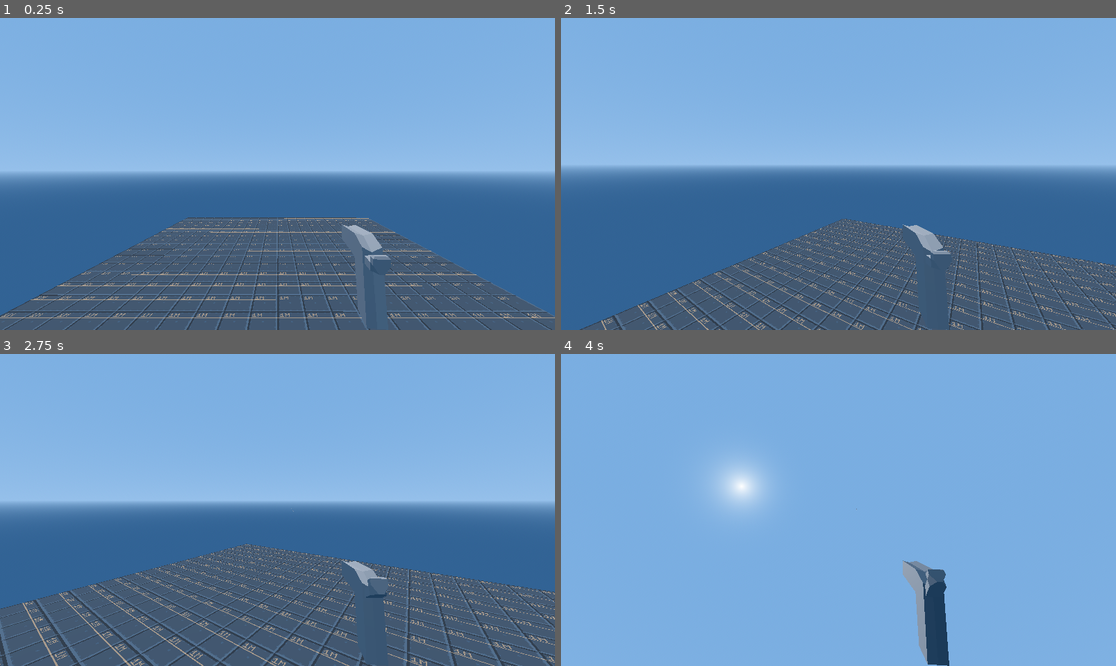
Above: before the commit, frames 1-4 (two rows, left to right).
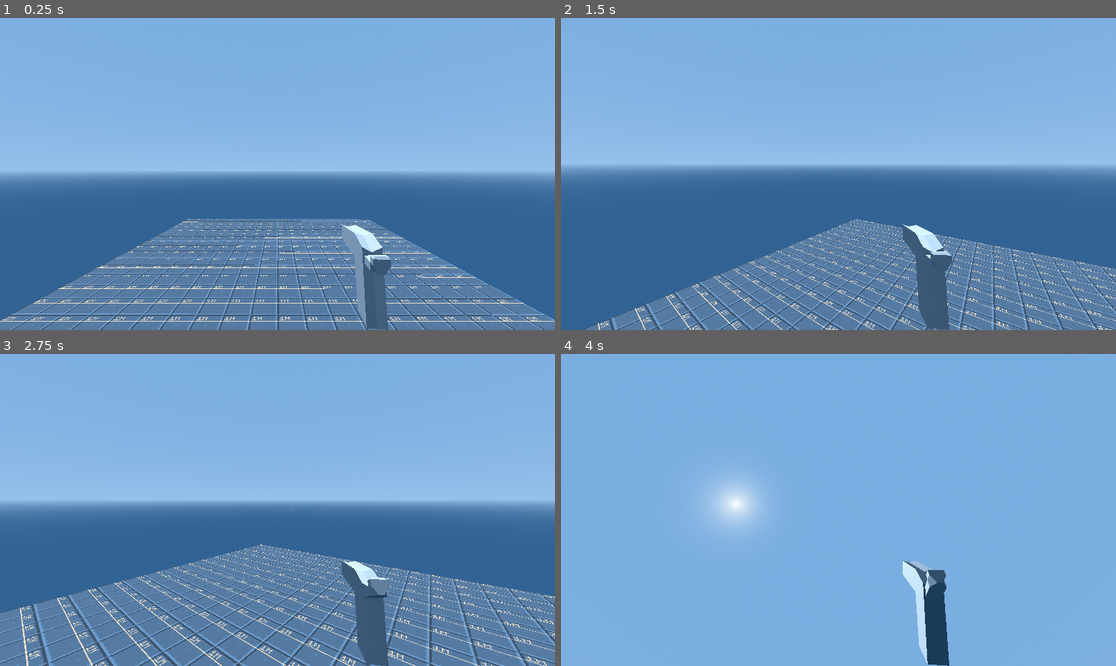
Above: after the commit, the same moments.

Repository: jashjhj/fp-shooter-game
Game: Godot game, scene res://maps/level_0.tscn
The game is run twice, just before and just after one commit, with the same random seed, the same clock (stepped at 60 frames per second) and the same inputs.
Inputs (mouse positions are in pixels of both pictures, inside the frame that each line leads up to):
- Up to frame 1 (0.25 s): no input
- Up to frame 2 (1.5 s): tap Enter (ui_accept) at 0.5, 0.77 s; move the mouse to (866, 174) at 0.52 s; press the mouse at (866, 174) at 0.53 s; hold W (move_forward) from 0.53 s (still down); move the mouse to (810, 174) at 1.27 s; release the mouse at (810, 174) at 1.28 s; right-click (810, 174) at 1.35 s
- Up to frame 3 (2.75 s): tap Enter (ui_accept) at 1.52 s; move the mouse to (333, 441) at 2.02 s; release W (move_forward) at 2.03 s; press the mouse at (333, 441) at 2.03 s; hold D (move_right) from 2.03 s (still down)
- Up to frame 4 (4 s): move the mouse to (810, 572) at 2.77 s; release D (move_right) at 2.78 s; release the mouse at (810, 572) at 2.78 s; hold W (move_forward) from 2.78 s (still down); right-click (810, 572) at 2.85 s; tap Enter (ui_accept) at 3.02, 3.77 s; move the mouse to (877, 513) at 3.52 s; press the mouse at (877, 513) at 3.53 s

The runs differ from the first frame. In frame 1, 21% of the frame differs, in the area x 0-100%, y 63-100%; in frame 2, 18%; in frame 3, 24%, in the area x 0-100%, y 49-100%; in frame 4, 1.7%.

Commit message:
Mouse acceleration upgrade Smooths mosue movements just a little bit

Diff:
--- a/gameobjects/bullets/trail/bullet_trail.tscn
+++ b/gameobjects/bullets/trail/bullet_trail.tscn
@@ -8,5 +8,6 @@
 [node name="BulletTrail" type="MeshInstance3D"]
 top_level = true
 layers = 32
+cast_shadow = 0
 mesh = SubResource("ArrayMesh_fpsj6")
 script = ExtResource("2_spkf0")
--- a/maps/level_0.tscn
+++ b/maps/level_0.tscn
@@ -48,7 +48,7 @@
 shape = SubResource("BoxShape3D_6po2o")
 
 [node name="MeshInstance3D" type="MeshInstance3D" parent="Floor2"]
-transform = Transform3D(1, 0.000380785, -0.000441232, -0.000380835, 1, -0.000111516, 0.000441189, 0.000111687, 1, 0, 0, 0)
+transform = Transform3D(1, 0.000380785, -0.000441232, -0.000380835, 1, -0.000111516, 0.000441189, 0.000111687, 1, 0, -0.146129, 0)
 material_override = ExtResource("2_6po2o")
 mesh = SubResource("BoxMesh_v0r8n")
 skeleton = NodePath("../..")
@@ -58,6 +58,7 @@
 
 [node name="DirectionalLight3D" type="DirectionalLight3D" parent="Environment"]
 transform = Transform3D(0.965926, -0.24321, -0.0885213, -0.0449434, -0.49444, 0.868049, -0.254887, -0.834493, -0.488523, 0, 0, 0)
+shadow_enabled = true
 
 [node name="WorldEnvironment" type="WorldEnvironment" parent="Environment"]
 environment = SubResource("Environment_lgvyb")
--- a/player/scripts/player.gd
+++ b/player/scripts/player.gd
@@ -22,11 +22,14 @@
 func _ready():
 	Globals.PLAYER = self;
 
+	Input.use_accumulated_input = false;
 	Input.mouse_mode = Input.MOUSE_MODE_CAPTURED
 
 	camera_rot_x = rotation.y; # initial values - set like this so can be set in editor
 	camera_rot_y = rotation.x;
 
+var mouse_input:Vector2;
+var mouse_velocity:Vector2;
 ##INPUT SCRIPT
 func _unhandled_input(event: InputEvent) -> void:
 	if event is InputEventMouseMotion and is_mouse_focused:
@@ -34,20 +37,10 @@
 
 		if(!CAMERA_CAPTURED): # if free-roaming
 
-			camera_rot_x += event.relative.x * -Settings.MouseSensitivity.x
-			camera_rot_y += event.relative.y * -Settings.MouseSensitivity.y
+			var viewport_transform: Transform2D = get_tree().root.get_final_transform() # resolves stretches
+			mouse_input += event.xformed_by(viewport_transform).relative
 
-			transform.basis = Basis();
 
-			rotate_object_local(Vector3(0, 1, 0), camera_rot_x);
-
-			camera_rot_y = min(camera_rot_y, deg_to_rad(LOOK_MAX_VERT)); # impose limits
-			camera_rot_y = max(camera_rot_y, deg_to_rad(LOOK_MIN_VERT))
-
-			TORSO.basis = Basis();
-			TORSO.rotate_object_local(Vector3(1, 0, 0), camera_rot_y/2);
-			HEAD.basis = Basis();
-			HEAD.rotate_object_local(Vector3(1, 0, 0), camera_rot_y/2);
 
 
 	if event.is_action_pressed("interact_0"): # Left click
@@ -64,6 +57,30 @@
 
 	if event.is_action_pressed("exit"): # Kill program
 		get_tree().quit()
+
+func _process(delta:float) -> void:
+
+
+	mouse_velocity *= Settings.MouseAcceleration * (1-delta);
+	mouse_velocity += mouse_input/delta;
+
+	#Camera rotation
+	camera_rot_x += mouse_velocity.x * -Settings.MouseSensitivity.x * delta
+	camera_rot_y += mouse_velocity.y * -Settings.MouseSensitivity.y * delta
+
+	transform.basis = Basis();
+
+	rotate_object_local(Vector3(0, 1, 0), camera_rot_x);
+
+	camera_rot_y = min(camera_rot_y, deg_to_rad(LOOK_MAX_VERT)); # impose limits
+	camera_rot_y = max(camera_rot_y, deg_to_rad(LOOK_MIN_VERT))
+
+	TORSO.basis = Basis();
+	TORSO.rotate_object_local(Vector3(1, 0, 0), camera_rot_y/2);
+	HEAD.basis = Basis();
+	HEAD.rotate_object_local(Vector3(1, 0, 0), camera_rot_y/2);
+
+	mouse_input = Vector2.ZERO;
 
 
 func _physics_process(delta: float) -> void:
--- a/project.godot
+++ b/project.godot
@@ -19,6 +19,10 @@
 
 Globals="*res://scripts/singletons/globals.gd"
 Settings="*res://scripts/singletons/settings.gd"
+
+[debug]
+
+settings/stdout/print_fps=true
 
 [input]
 
@@ -63,3 +67,8 @@
 3d_render/layer_6="Particles"
 3d_physics/layer_5="Player"
 3d_physics/layer_9="Hurtbox"
+
+[rendering]
+
+lights_and_shadows/directional_shadow/size=8192
+lights_and_shadows/directional_shadow/soft_shadow_filter_quality=3
--- a/scripts/singletons/settings.gd
+++ b/scripts/singletons/settings.gd
@@ -1,5 +1,7 @@
 extends Node
 
-var MouseSensitivity := Vector2(0.01, 0.01);
+var MouseSensitivity := Vector2(0.0075, 0.0075);
+
+var MouseAcceleration := Vector2(0.33, 0.33);
 
 var Max_Rubbish := 300;
